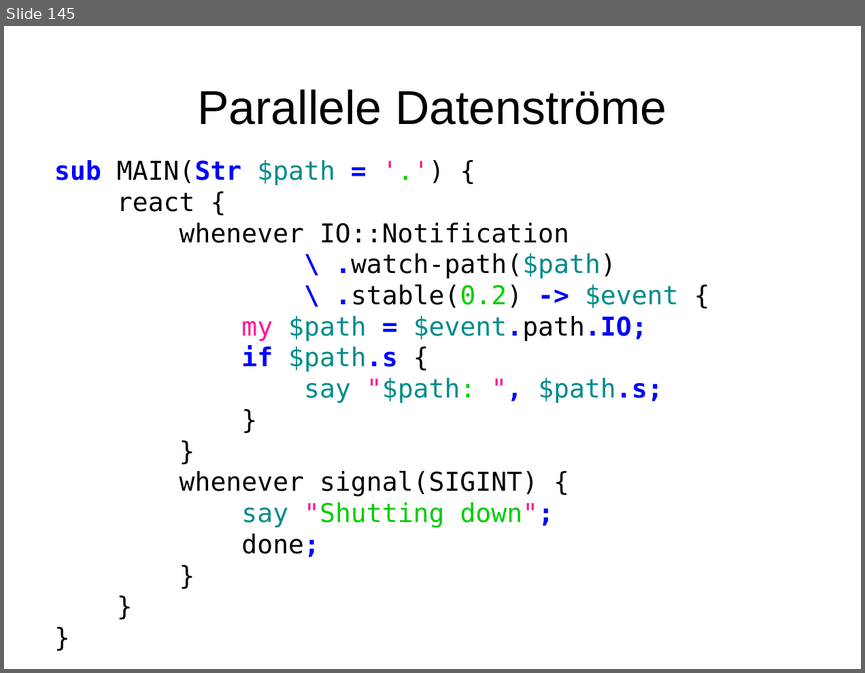
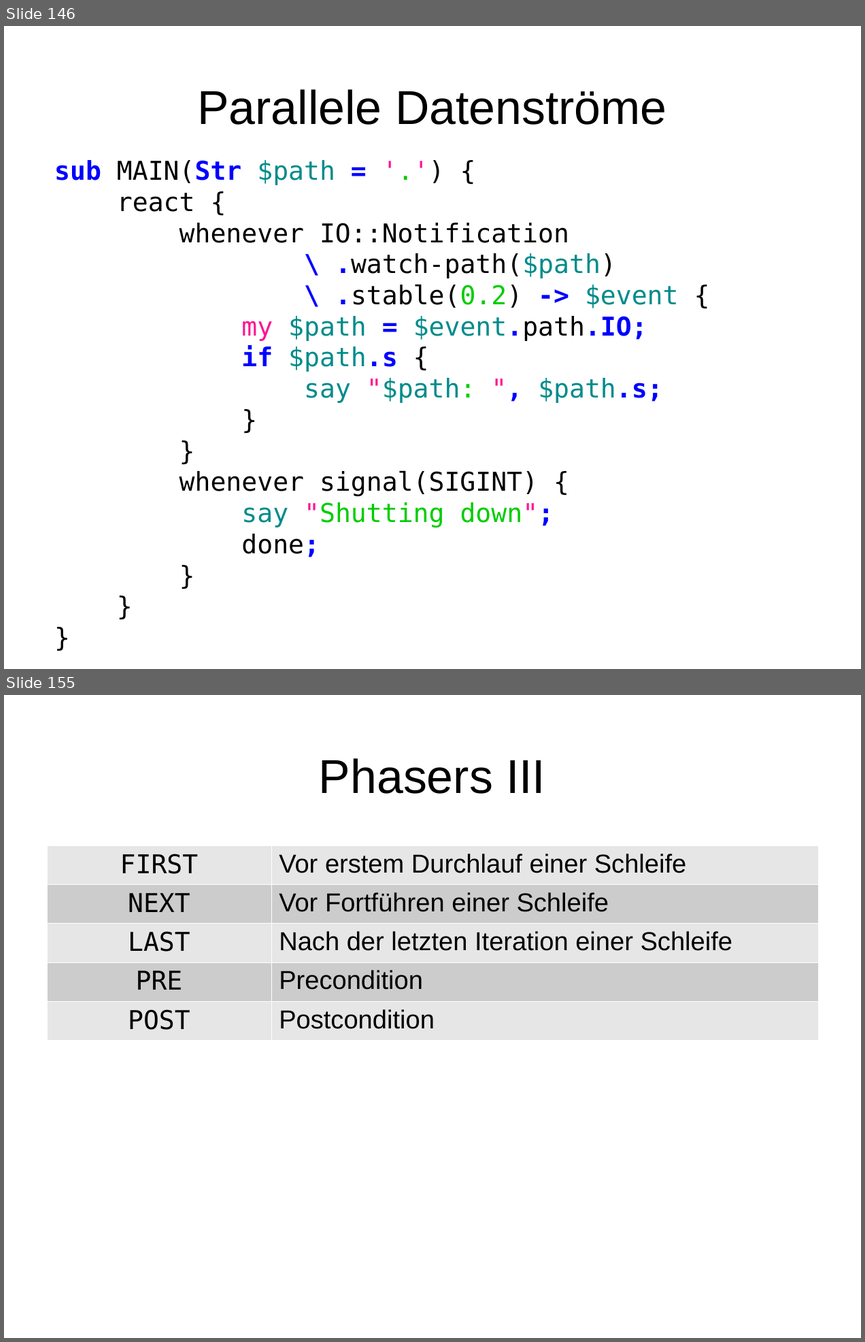
Before and after one commit to moritz/perl6-training-de, a slide deck: schulung.odp. Shown one above the other, each under a label of ours: slide 145 before the commit, slides 146 and 155 after it; the slides between them are not shown. The pictures are 865x673 and 865x1342 pixels, drawn with LibreOffice and Linux fonts; fonts in the diff are those of the drawing. Boxes give left, top, right and bottom in pixels: in the first picture for what was removed or moved away, otherwise in the second. Text is boxed around its words. In the diff, an @@ line names an element or a change of style, - is before the commit and + after.

```diff
--- a/schulung.odp
+++ b/schulung.odp
@@ slide 155 added at <box>4,695,861,1338</box>, background #FFFFFF @@
@@ title added at <box>319,758,545,794</box>, 44 pt, text #000000 @@
+Phasers III
@@ table added at <box>47,845,818,1036</box>, 5 rows, 2 columns @@
+FIRST | Vor erstem Durchlauf einer Schleife
+NEXT | Vor Fortführen einer Schleife
+LAST | Nach der letzten Iteration einer Schleife
+PRE | Precondition
+POST | Postcondition
@@ what was slide 145 is now slide 146 @@
```
Also in this commit, not shown: 2 slides changed, 13 other slides added, 3 other files.
